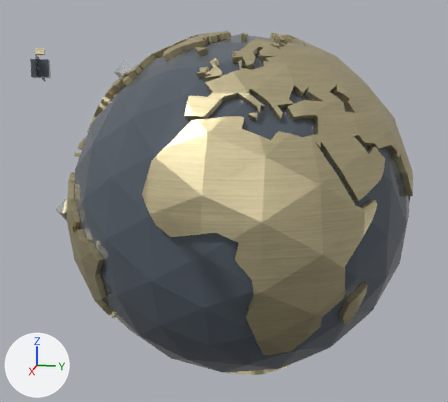
The glTF model habit-tracker/assets/atlas_globe_v6.glb as it was, and as the next commit left it.
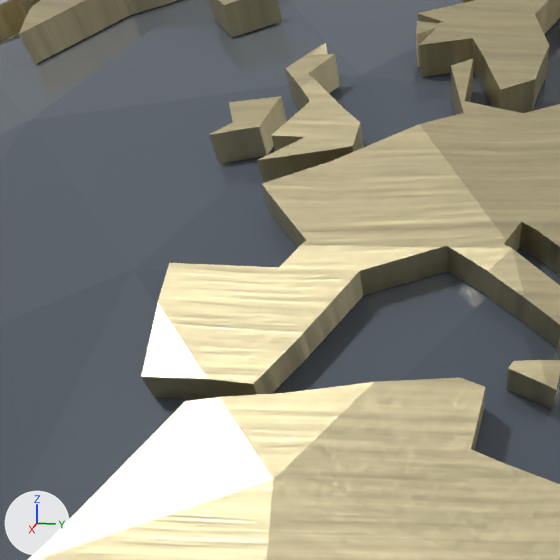
The first picture shows the older version from a camera (50 mm lens) standing at (3.63, 0.63, 0.92) and looking at (0.35, -0.03, 0.1). The close-ups show the older and then the newer version on the part from 36% to 57% of the width and 12% to 37% of the height of that picture. Only the edits that show in the close-ups are written down. The lights are fixed; the arrows at lower left show +X, +Y and +Z. The close-ups show mesh edges as thin lines. Where no turn or scale is listed for an object, it has been applied to the vertices.

Before the edit, the objects in view are built like this:
```python
me_globe = bpy.data.meshes.new('Globe')
me_globe.from_pydata(...)  # 4284 vertices, 8696 faces; spans x -1.0..1.02, y -1.01..1.01, z -1.03..1.02
# faces by material slot: [320, 8376]
me_globe.materials.append(mat_ocean_anthracite)  # greyish blue #555d67
me_globe.materials.append(mat_continents_brushedbrass)
ob_lowpolyearthglobe = bpy.data.objects.new('LowPolyEarthGlobe', me_globe)
ob_lowpolyearthglobe.location = (0.0, 0.0, 0.0)
```
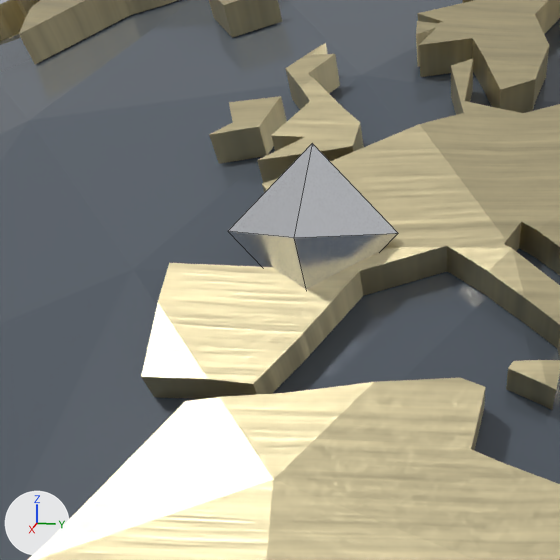
Edits to the bpy script that builds the scene:
```text
Add ob_pinasia:
    ob_pinasia = bpy.data.objects.new('PinAsia', me_pin)
    ob_pinasia.location = (0.728, 0.0, 0.728)
    ob_pinasia.scale = (1.6, 1.6, 1.6)
```

Changed parts and their boxes (x1, y1, x2, y2) in the close-ups (560 x 560 px):
'PinAsia', added
    after: (228, 143, 398, 289)
